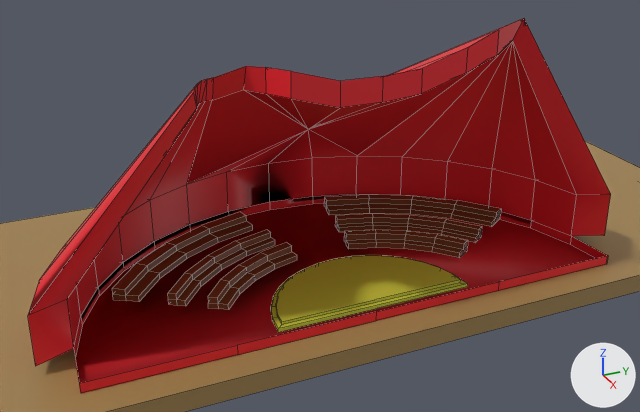
What one commit did to the FBX model Chapiteau.fbx.
The view is the same before and after, from a 50 mm lens placed at (38.7, -21.9, 29.1), pointed at (-8.9, -0.5, 5.3). Lighting does not change. The marker at lower right points along +X, +Y and +Z. Mesh edges are drawn as thin lines. Where no turn or scale is listed for an object, it has been applied to the vertices. Vertices at the same position are counted once.
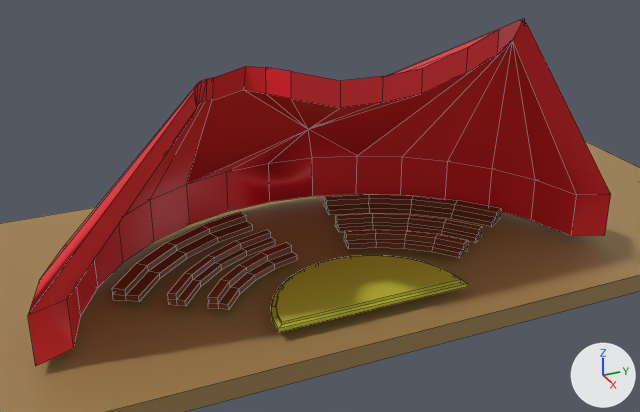
What changed in the scene script:
```text
Change me_cube_002:
    used by ob_capiteau; location = (-1.58, -0.15, 0.32)
    remove me_cube_002.from_pydata(...)  # 124 vertices, 146 faces; spans x -18.4..0.0, y -19.4..19.4, z 0.4..17.8
    add me_cube_002.from_pydata(...)  # 97 vertices, 124 faces; spans x -18.4..0.0, y -19.4..19.4, z 1.0..17.8
    me_cube_002 part 1
    27 vertices are removed from x -17.5..0.0, y -17.5..17.5, z 0.4..1.0
    22 faces are deleted
```

Pixel boxes (x1, y1, x2, y2) of what changed, in the pictures (640 x 412 px):
'capiteau', reshaped (7% shorter): before (28, 18, 611, 393); after (28, 18, 611, 366)
part 1 of me_cube_002, deleted (red): before (74, 194, 608, 393)
